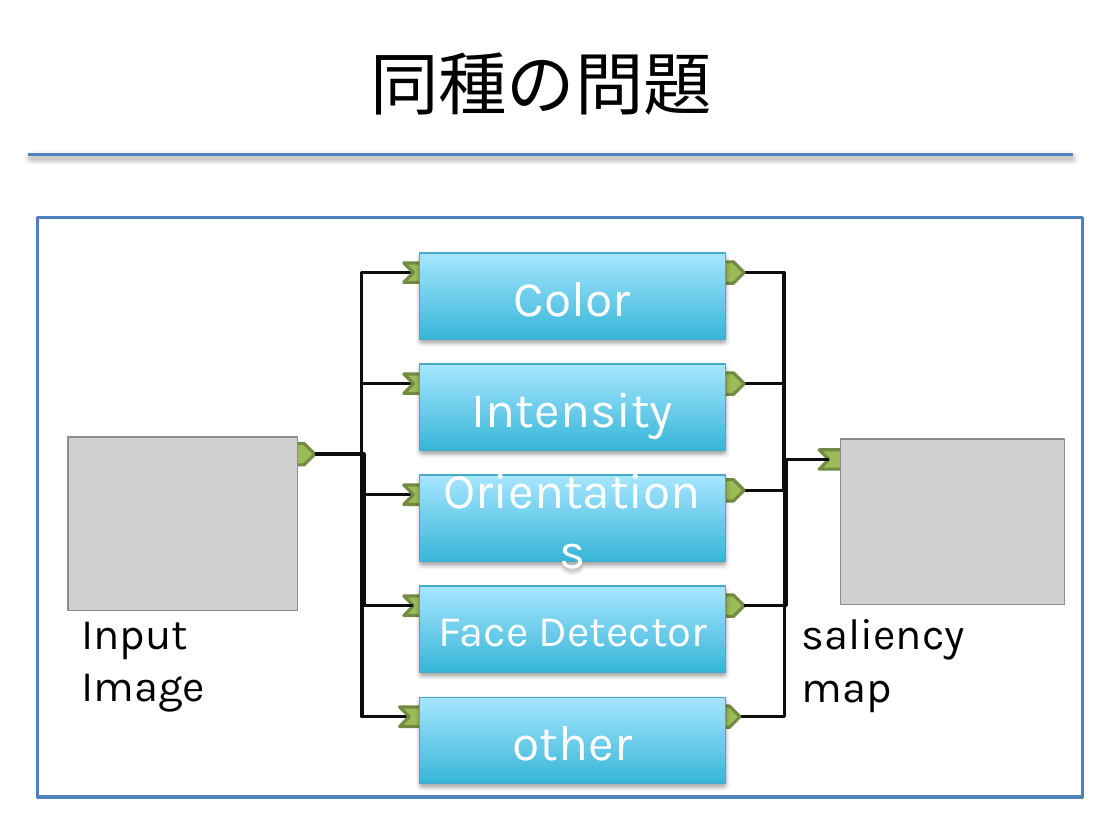
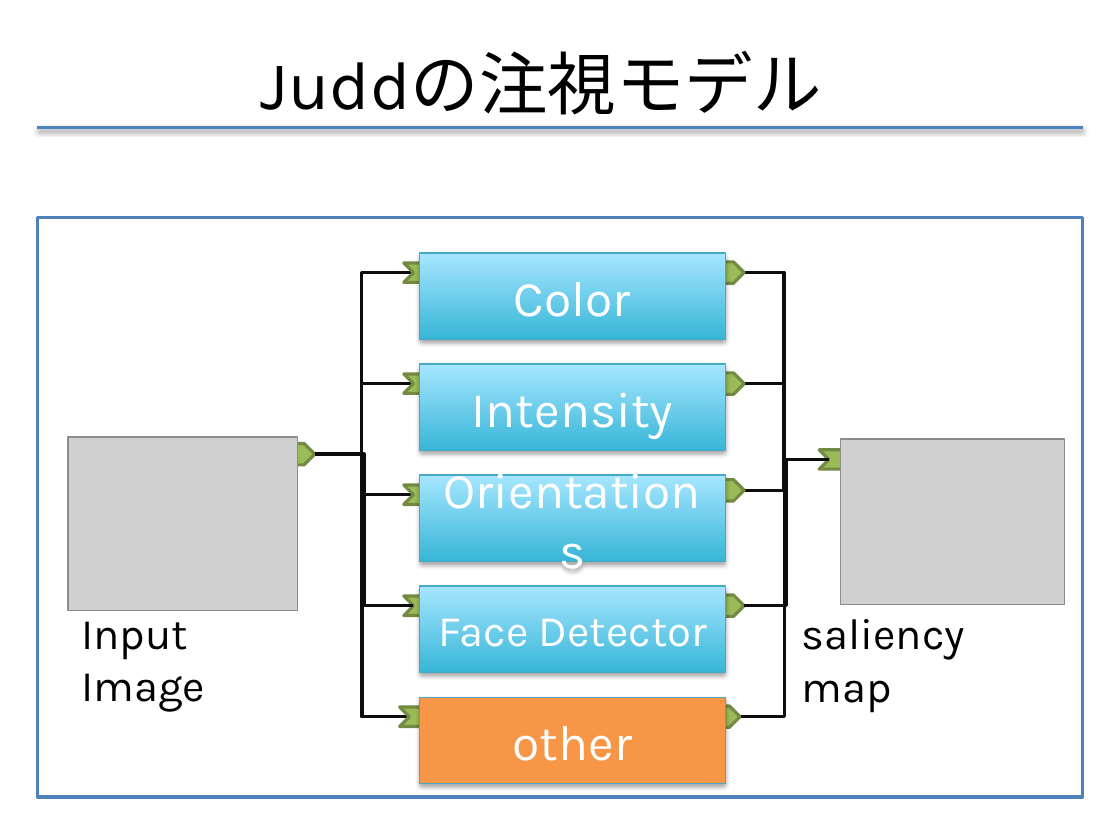
Before and after one commit to f-akazawa/akaz_uecdevelop, a slide deck: slide 8 of doc/中間発表資料.pptx (slide 9 before the commit). Drawn at 1120x840 pixels with LibreOffice and Linux fonts; fonts in the diff are those of the drawing; grey boxes stand for pictures. Boxes give left, top, right and bottom in pixels: in the first picture for what was removed or moved away, otherwise in the second. Text is boxed around its words. In the diff, an @@ line names an element or a change of style, - is before the commit and + after.

```diff
--- a/doc/中間発表資料.pptx
+++ b/doc/中間発表資料.pptx
@@ title at [261, 51, 822, 115]: text changed @@
-同種の問題
+Juddの注視モデル
@@ line moved from (28, 155) - (1073, 155) to (37, 128) - (1083, 128) @@
@@ rectangle "other" at [420, 697, 726, 783]: fill gradient #39B7D8 to #A7E6FF to #F79646 @@
```
Also in this commit, not shown: 10 other slides changed, 6 slides added.
